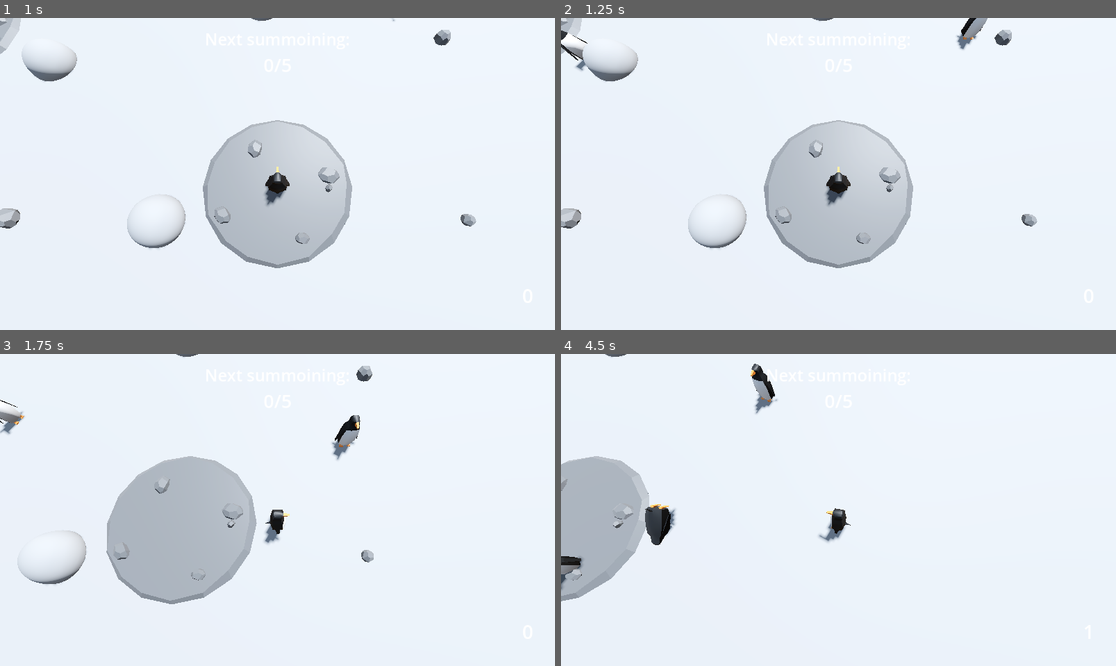
Above: before the commit, frames 1-4 (two rows, left to right).
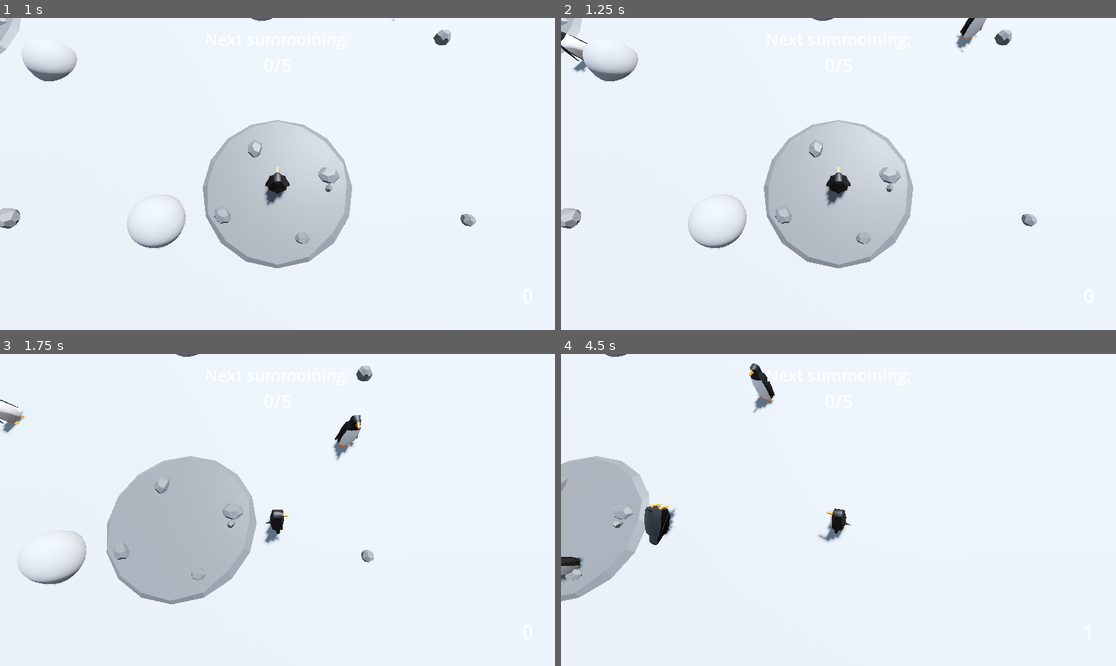
Above: after the commit, the same moments.

Repository: Edtg/Ludum-Dare-55
Game: Godot game, scene res://scenes/main.tscn
Two runs of this game, one before a commit and one after it. Both use one fixed random seed, a clock stepped at 60 frames per second and the inputs below.
Inputs:
- Up to frame 1 (1 s): click "Play" at 0.5 s
- Up to frame 2 (1.25 s): no input
- Up to frame 3 (1.75 s): hold D (move_right) from 1.28 s (still down); tap Space (slide) at 1.35 s
- Up to frame 4 (4.5 s): release D (move_right) at 2.03 s; hold S (move_back) 2.03-2.78 s; tap Space (slide) every 0.75 s from 2.1 to 4.35 s; hold D (move_right) 2.78-3.53 s; hold W (move_forward) 3.53-4.28 s; hold A (move_left) from 4.28 s (still down)

Frame 1 is identical in both runs. In frame 2, 0.1% of the frame differs, in the area x 0-77%, y 0-18%; in frame 3, less than 0.1%; in frame 4, 0.3%, in the area x 0-40%, y 2-76%.

Commit message:
Added footstep sound effect

Diff:
--- a/scenes/characters/enemy.gd
+++ b/scenes/characters/enemy.gd
@@ -32,6 +32,7 @@
 @onready var upgrade_timer = $UpgradeTimer
 @onready var pivot = $Pivot
 @onready var slide_cooldown = $SlideCooldown
+@onready var anim_player = $AnimationPlayer
 
 
 func _physics_process(delta):
@@ -68,6 +69,11 @@
 		else:
 			var speed = MOVE_SPEED + (speed_level * speed_upgrade_amount)
 			velocity = velocity.move_toward(direction * speed, 0.25)
+
+		if velocity.length() > 0:
+			anim_player.play("walk_loop")
+		else:
+			anim_player.stop()
 
 		move_and_slide()
 
--- a/scenes/characters/enemy.tscn
+++ b/scenes/characters/enemy.tscn
@@ -1,11 +1,62 @@
-[gd_scene load_steps=4 format=3 uid="uid://dj0sj680yf0wm"]
+[gd_scene load_steps=8 format=3 uid="uid://dj0sj680yf0wm"]
 
 [ext_resource type="Script" path="res://scenes/characters/enemy.gd" id="1_bkiei"]
 [ext_resource type="PackedScene" uid="uid://bv1n2iswps23g" path="res://assets/models/Penguin.gltf" id="2_14q2g"]
+[ext_resource type="AudioStream" uid="uid://c06210qgign4h" path="res://assets/sounds/SnowFootstep.wav" id="3_ocr4j"]
 
 [sub_resource type="CapsuleShape3D" id="CapsuleShape3D_214oa"]
 radius = 0.2
 height = 0.75
+
+[sub_resource type="Animation" id="Animation_bturv"]
+resource_name = "walk_loop"
+length = 0.8
+loop_mode = 1
+tracks/0/type = "value"
+tracks/0/imported = false
+tracks/0/enabled = true
+tracks/0/path = NodePath("Pivot/Penguin:rotation")
+tracks/0/interp = 1
+tracks/0/loop_wrap = true
+tracks/0/keys = {
+"times": PackedFloat32Array(0, 0.2, 0.4, 0.6, 0.8),
+"transitions": PackedFloat32Array(1, 1, 1, 1, 1),
+"update": 0,
+"values": [Vector3(0, 3.14159, 0), Vector3(0, 3.14159, -0.0698132), Vector3(0, 3.14159, 0), Vector3(0, 3.14159, 0.0698132), Vector3(0, 3.14159, 0)]
+}
+tracks/1/type = "value"
+tracks/1/imported = false
+tracks/1/enabled = true
+tracks/1/path = NodePath("AudioStreamPlayer3D:playing")
+tracks/1/interp = 1
+tracks/1/loop_wrap = true
+tracks/1/keys = {
+"times": PackedFloat32Array(0.2, 0.6),
+"transitions": PackedFloat32Array(1, 1),
+"update": 1,
+"values": [true, true]
+}
+
+[sub_resource type="Animation" id="Animation_av7kw"]
+length = 0.001
+tracks/0/type = "value"
+tracks/0/imported = false
+tracks/0/enabled = true
+tracks/0/path = NodePath("Pivot/Penguin:rotation")
+tracks/0/interp = 1
+tracks/0/loop_wrap = true
+tracks/0/keys = {
+"times": PackedFloat32Array(0),
+"transitions": PackedFloat32Array(1),
+"update": 0,
+"values": [Vector3(0, 3.14159, 0)]
+}
+
+[sub_resource type="AnimationLibrary" id="AnimationLibrary_kh8op"]
+_data = {
+"RESET": SubResource("Animation_av7kw"),
+"walk_loop": SubResource("Animation_bturv")
+}
 
 [node name="Enemy" type="CharacterBody3D" groups=["penguins"]]
 script = ExtResource("1_bkiei")
@@ -30,5 +81,15 @@
 wait_time = 2.0
 one_shot = true
 
+[node name="AnimationPlayer" type="AnimationPlayer" parent="."]
+libraries = {
+"": SubResource("AnimationLibrary_kh8op")
+}
+
+[node name="AudioStreamPlayer3D" type="AudioStreamPlayer3D" parent="."]
+stream = ExtResource("3_ocr4j")
+volume_db = -6.0
+pitch_scale = 1.3
+
 [connection signal="timeout" from="UpgradeTimer" to="." method="_on_upgrade_timer_timeout"]
 [connection signal="timeout" from="SlideCooldown" to="." method="_on_slide_cooldown_timeout"]
--- a/scenes/characters/player.tscn
+++ b/scenes/characters/player.tscn
@@ -1,8 +1,9 @@
-[gd_scene load_steps=8 format=3 uid="uid://ct8g2abqa7rqd"]
+[gd_scene load_steps=9 format=3 uid="uid://ct8g2abqa7rqd"]
 
 [ext_resource type="Script" path="res://scenes/characters/player.gd" id="1_m6xn8"]
 [ext_resource type="PackedScene" uid="uid://bv1n2iswps23g" path="res://assets/models/Penguin.gltf" id="2_04s3o"]
 [ext_resource type="PackedScene" uid="uid://dd78ps3mbeo07" path="res://scenes/ui/upgrade_menu.tscn" id="3_77upm"]
+[ext_resource type="AudioStream" uid="uid://c06210qgign4h" path="res://assets/sounds/SnowFootstep.wav" id="4_mjosg"]
 
 [sub_resource type="CapsuleShape3D" id="CapsuleShape3D_q7iyf"]
 radius = 0.2
@@ -38,6 +39,18 @@
 "transitions": PackedFloat32Array(1, 1, 1, 1, 1),
 "update": 0,
 "values": [Vector3(0, -3.14159, 0), Vector3(0, -3.14159, -0.0698132), Vector3(0, -3.14159, 0), Vector3(0, -3.14159, 0.0698132), Vector3(0, -3.14159, 0)]
+}
+tracks/1/type = "value"
+tracks/1/imported = false
+tracks/1/enabled = true
+tracks/1/path = NodePath("FootstepSFX:playing")
+tracks/1/interp = 1
+tracks/1/loop_wrap = true
+tracks/1/keys = {
+"times": PackedFloat32Array(0.2, 0.6),
+"transitions": PackedFloat32Array(1, 1),
+"update": 1,
+"values": [true, true]
 }
 
 [sub_resource type="AnimationLibrary" id="AnimationLibrary_6bob3"]
@@ -109,3 +122,8 @@
 libraries = {
 "": SubResource("AnimationLibrary_6bob3")
 }
+
+[node name="FootstepSFX" type="AudioStreamPlayer3D" parent="."]
+stream = ExtResource("4_mjosg")
+volume_db = -2.0
+pitch_scale = 1.3
Not shown, added: assets/sounds/SnowFootstep.wav.import
Not shown, added: assets/sounds/SnowFootstep.wav
